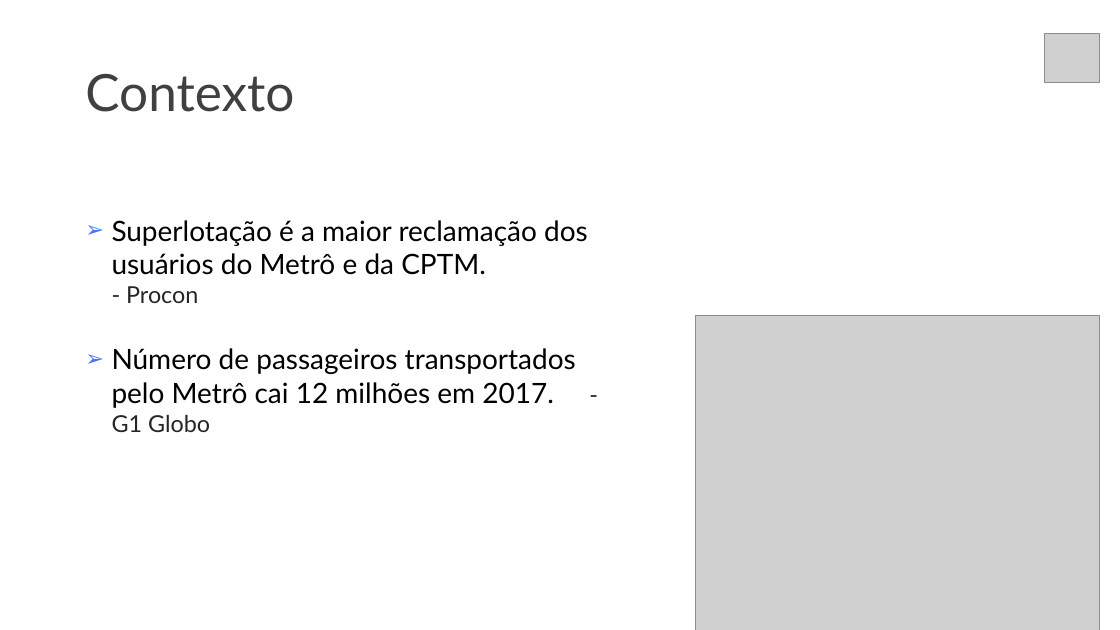
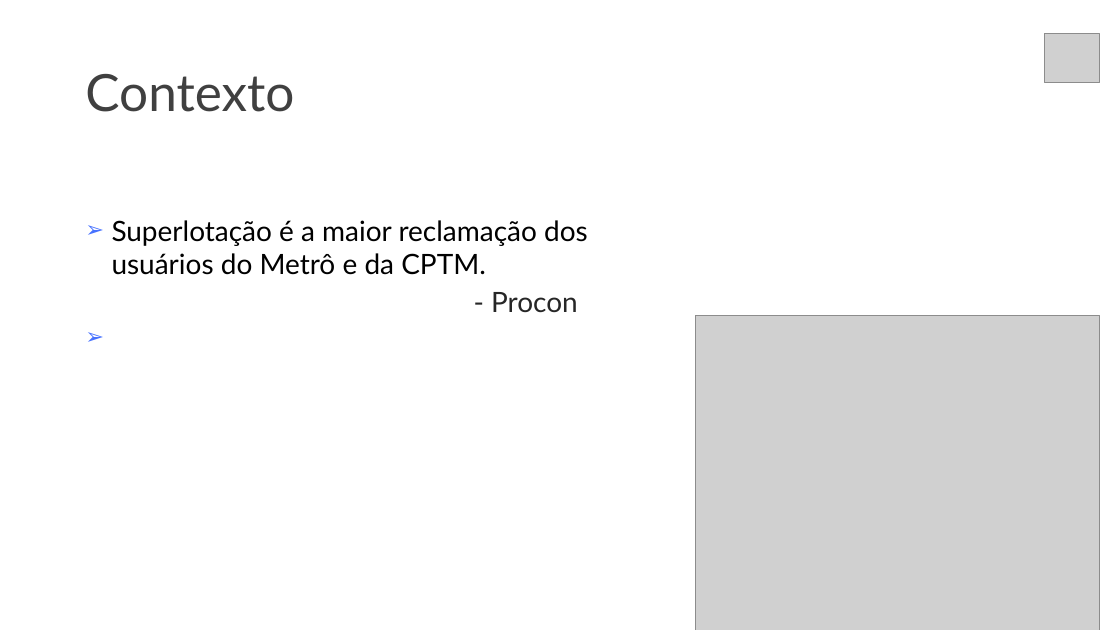
Before and after one commit to larissaSousa1998/segunda-sprint, a slide deck: slide 4 of Documentação/slide-synergy.pptx. Drawn at 1120x630 pixels with LibreOffice and Linux fonts; fonts in the diff are those of the drawing; grey boxes stand for pictures. Boxes give left, top, right and bottom in pixels: in the first picture for what was removed or moved away, otherwise in the second. Text is boxed around its words. In the diff, an @@ line names an element or a change of style, - is before the commit and + after.

```diff
--- a/Documentação/slide-synergy.pptx
+++ b/Documentação/slide-synergy.pptx
@@ text at [112, 220, 588, 312]: text changed @@
-➢ Superlotação é a maior reclamação dos usuários do Metrô e da CPTM. - Procon
-➢ Número de passageiros transportados pelo Metrô cai 12 milhões em 2017. - G1 Globo
+➢ Superlotação é a maior reclamação dos usuários do Metrô e da CPTM.
+- Procon
```
Also in this commit, not shown: 1 other file.
